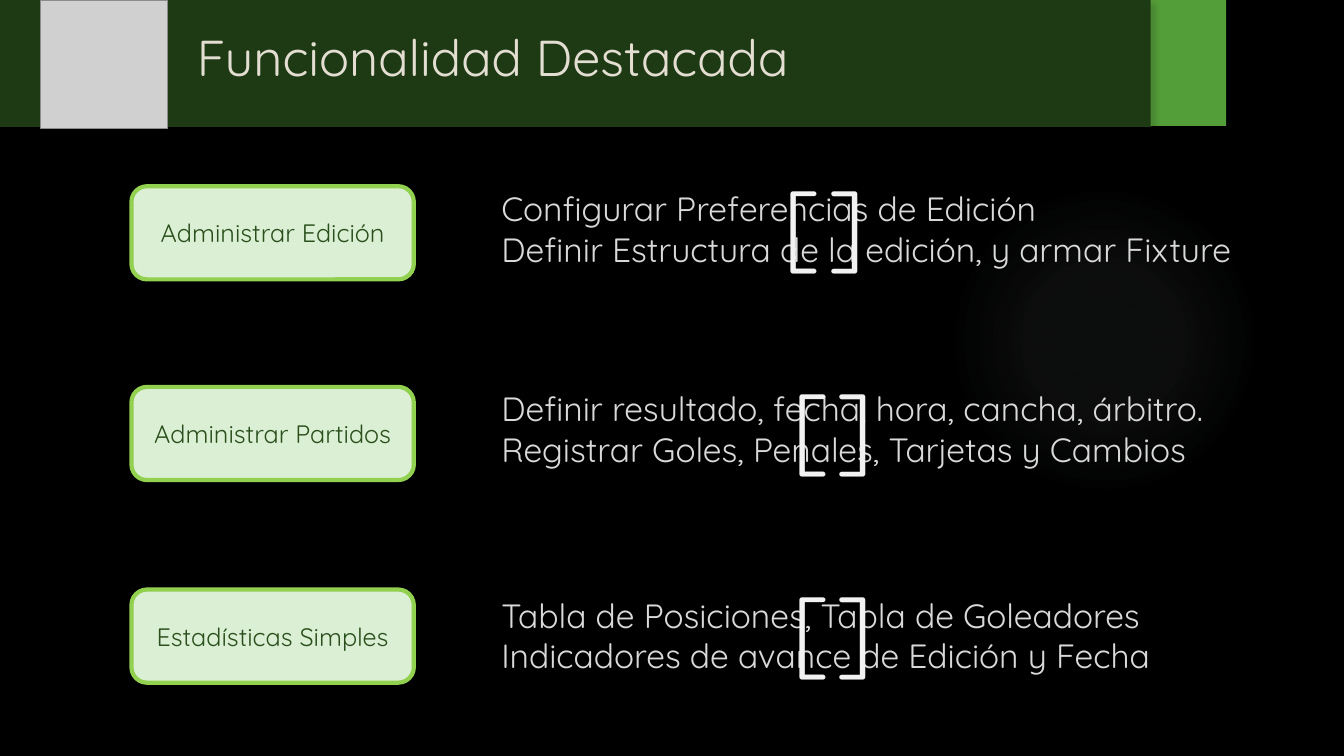
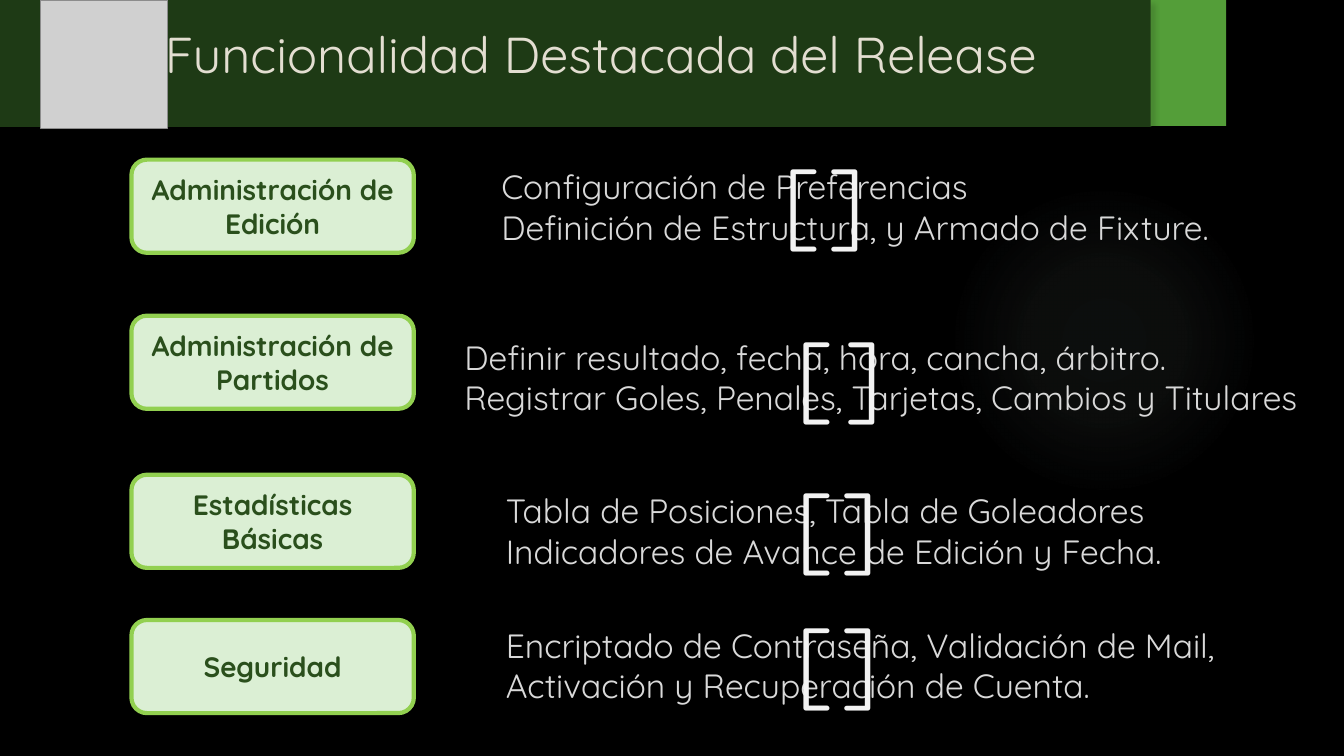
Before and after one commit to fallemand/quegolazo, a slide deck: slide 6 of Documentacion/Presentación Regularidad/Presentación Regularidad.pptx. Drawn at 1344x756 pixels with LibreOffice and Linux fonts; fonts in the diff are those of the drawing; grey boxes stand for pictures; background and template pictures are left out. Boxes give left, top, right and bottom in pixels: in the first picture for what was removed or moved away, otherwise in the second. Text is boxed around its words. In the diff, an @@ line names an element or a change of style, - is before the commit and + after.

Commit message:
- Cambios menores en la presentacion de regularidad

```diff
--- a/Documentacion/Presentación Regularidad/Presentación Regularidad.pptx
+++ b/Documentacion/Presentación Regularidad/Presentación Regularidad.pptx
@@ title at <box>165,21,1037,87</box>: text changed @@
-Funcionalidad Destacada
+Funcionalidad Destacada del Release
@@ text "[": place and size @@
-text "[" at <box>774,159,828,281</box>
+text "[" at <box>774,138,828,260</box>
@@ text "]": place and size @@
-text "]" at <box>819,159,872,281</box>
+text "]" at <box>819,138,872,260</box>
@@ rounded rectangle "Administración de Edición": place and size @@
-rounded rectangle "Administración de Edición" at <box>131,187,413,279</box>
+rounded rectangle "Administración de Edición" at <box>131,159,413,252</box>
@@ text in rounded rectangle at <box>152,178,394,235</box>: text changed; size 18 to 20 pt; bold on @@
-Administrar Edición
+Administración de Edición
@@ text at <box>501,169,1209,249</box>: text changed @@
-Configurar Preferencias de Edición
-Definir Estructura de la edición, y armar Fixture
+Configuración de Preferencias
+Definición de Estructura, y Armado de Fixture.
@@ rounded rectangle "Administración de Partidos": place and size @@
-rounded rectangle "Administración de Partidos" at <box>131,387,413,480</box>
+rounded rectangle "Administración de Partidos" at <box>131,316,413,408</box>
@@ text "[": place and size @@
-text "[" at <box>782,362,836,484</box>
+text "[" at <box>787,311,841,433</box>
@@ text "]": place and size @@
-text "]" at <box>827,362,880,484</box>
+text "]" at <box>836,311,889,433</box>
@@ text in rounded rectangle at <box>152,334,394,391</box>: text changed; size 18 to 20 pt; bold on @@
-Administrar Partidos
+Administración de Partidos
@@ text "Definir resultado, fecha, hora, cancha, ...": place and size @@
-text "Definir resultado, fecha, hora, cancha, ..." at <box>501,394,1203,471</box>
+text "Definir resultado, fecha, hora, cancha, ..." at <box>464,342,1298,420</box>
@@ text at <box>464,376,1298,420</box>: text changed @@
-Registrar Goles, Penales, Tarjetas y Cambios
+Registrar Goles, Penales, Tarjetas, Cambios y Titulares
@@ rounded rectangle "Estadísticas Básicas": place and size @@
-rounded rectangle "Estadísticas Básicas" at <box>131,590,413,683</box>
+rounded rectangle "Estadísticas Básicas" at <box>131,475,413,568</box>
@@ 3 texts: place and size @@
-3 texts at <box>501,566,1150,688</box>
+3 texts at <box>506,462,1162,584</box>
@@ text in rounded rectangle at <box>193,493,353,550</box>: text changed; size 18 to 20 pt; bold on @@
-Estadísticas Simples
+Estadísticas Básicas
@@ text at <box>506,529,1162,573</box>: text changed @@
-Indicadores de avance de Edición y Fecha
+Indicadores de Avance de Edición y Fecha.
@@ text added at <box>787,596,841,718</box>, 66 pt, text #F2F2F2 @@
+[
@@ text added at <box>832,596,885,718</box>, 66 pt, text #F2F2F2 @@
+]
@@ rounded rectangle added at <box>131,620,413,713</box>, fill #DBEFD4, outline #92D050 3 pt, 20 pt, text #2A4F1C, bold @@
+Seguridad
@@ text added at <box>506,628,1214,708</box>, 24 pt, text #D9D9D9 @@
+Encriptado de Contraseña, Validación de Mail, Activación y Recuperación de Cuenta.
```
Also in this commit, not shown: 2 other slides changed.
